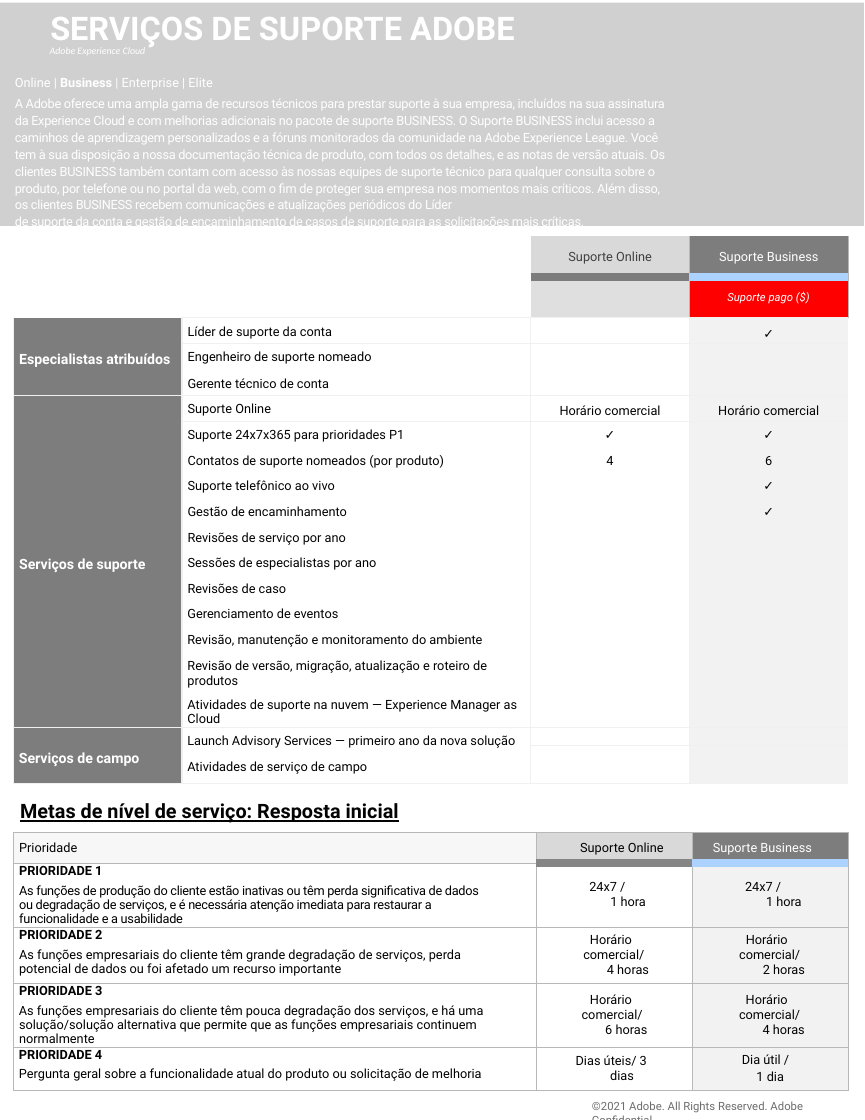
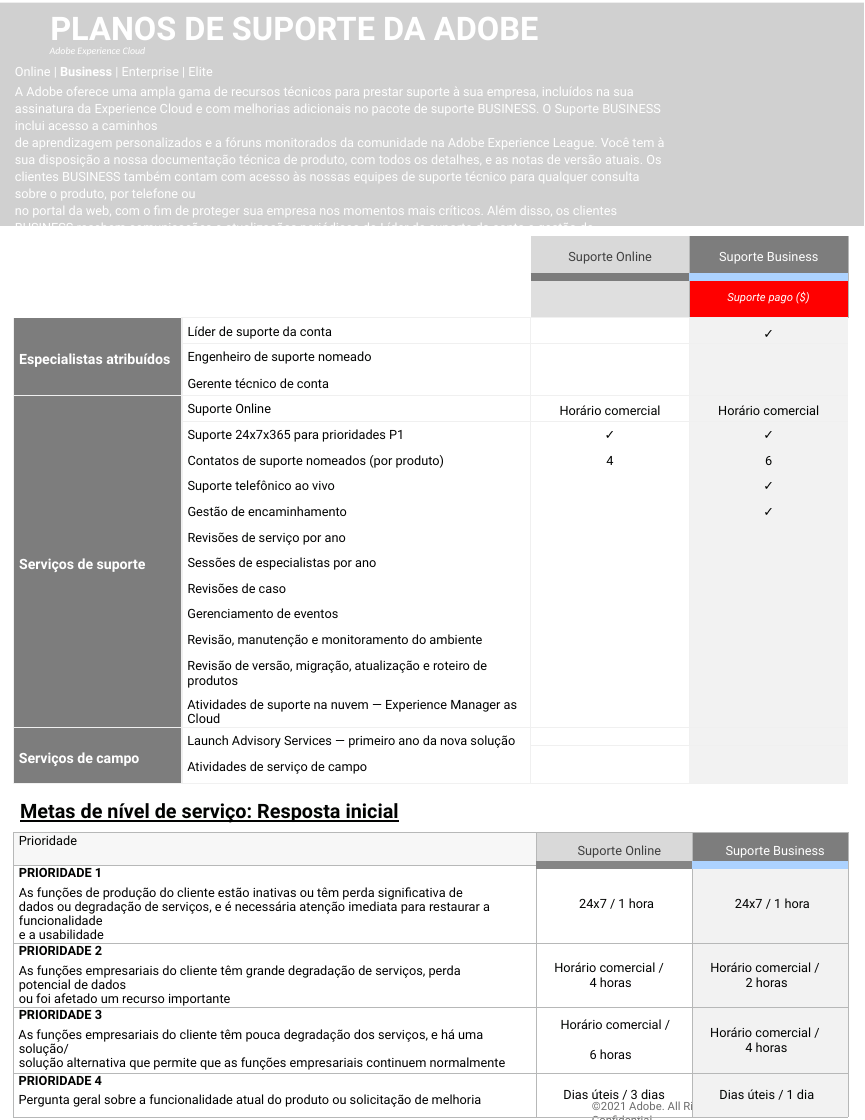
Before and after one commit to AdobeDocs/support-resources.pt-BR, a slide deck: slide 1 of help/data-sheets/assets/BusinessSupportDatasheet.pptx. Drawn at 865x1120 pixels with LibreOffice and Linux fonts; fonts in the diff are those of the drawing; grey boxes stand for pictures; background and template pictures are left out. Boxes give left, top, right and bottom in pixels: in the first picture for what was removed or moved away, otherwise in the second. Text is boxed around its words. In the diff, an @@ line names an element or a change of style, - is before the commit and + after.

```diff
--- a/help/data-sheets/assets/BusinessSupportDatasheet.pptx
+++ b/help/data-sheets/assets/BusinessSupportDatasheet.pptx
@@ title at <box>50,17,538,40</box>: text changed @@
-SERVIÇOS DE SUPORTE ADOBE
+PLANOS DE SUPORTE DA ADOBE
@@ text "Online | Business | Enterprise ...": place and size @@
-text "Online | Business | Enterprise ..." at <box>15,78,665,231</box>
+text "Online | Business | Enterprise ..." at <box>15,67,665,226</box>
@@ text at <box>15,87,665,226</box>: letter spacing -0.2 to 0 pt @@
@@ table at <box>13,832,848,1111</box> @@
-row 3, column 2: Horário comercial/ 4 horas
+row 3, column 2: Horário comercial / 4 horas
-row 3, column 3: Horário comercial/ 2 horas
+row 3, column 3: Horário comercial / 2 horas
-row 4: PRIORIDADE 3 / As funções empresariais do cliente têm pouca degradação dos serviços, e há uma solução/solução alternativa que permite que as funções empresariais continuem normalmente | Horário comercial/ 6 horas | Horário comercial/ 4 horas
+row 4: PRIORIDADE 3 / As funções empresariais do cliente têm pouca degradação dos serviços, e há uma solução/ solução alternativa que permite que as funções empresariais continuem normalmente | Horário comercial / 6 horas | Horário comercial / 4 horas
-row 5, column 2: Dias úteis/ 3 dias
+row 5, column 2: Dias úteis / 3 dias
-row 5, column 3: Dia útil / / 1 dia
+row 5, column 3: Dias úteis / 1 dia
@@ text colour #020302 to #404040 in "Suporte Online" @@
@@ letter spacing -0.2 to 0 pt in "As funções de produção do cliente estão ..." @@
@@ indent changed @@
@@ alignment left to centre @@
```
Also in this commit, not shown: 2 other slides changed, 8 other files.
